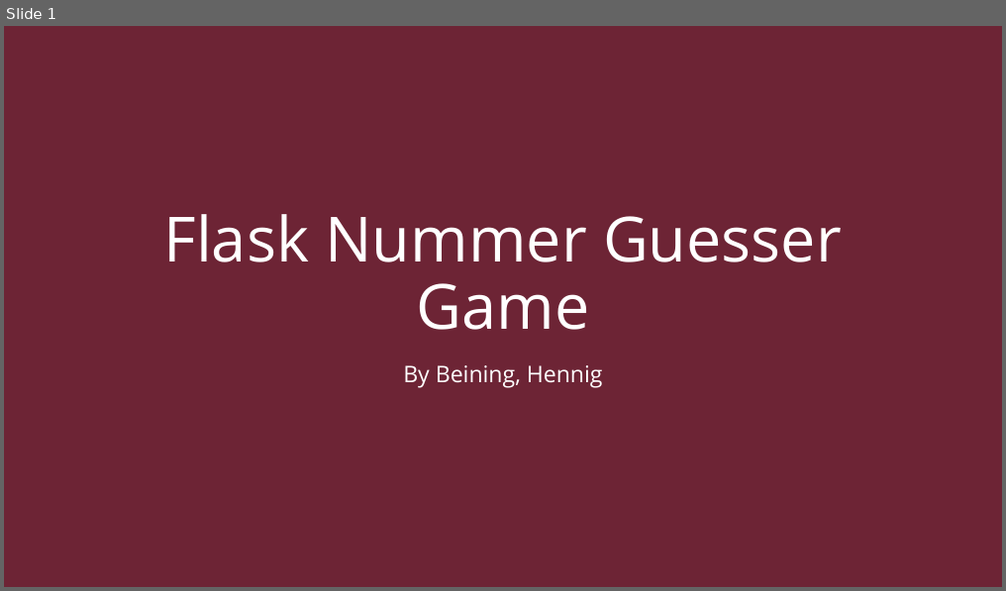
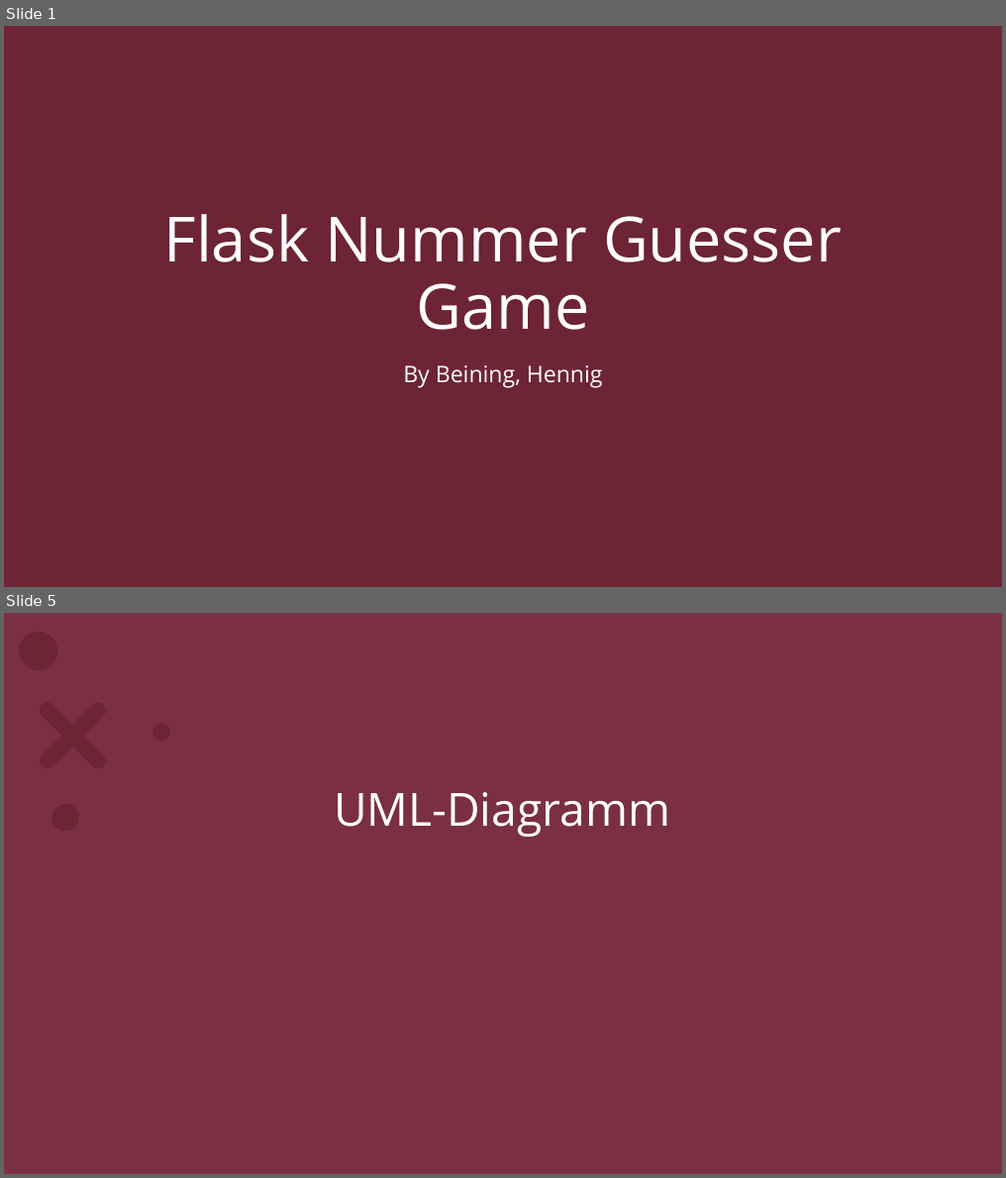
Before and after one commit to RCHennig/Bak-flaskNumberGame, a slide deck: flaskNumberGuesserGame Beining, Hennig.pptx. Shown one above the other, each under a label of ours: slide 1 before the commit, slides 1 and 5 after it; the slides between them are not shown. The pictures are 1006x591 and 1006x1178 pixels, drawn with LibreOffice and Linux fonts; fonts in the diff are those of the drawing; background and template pictures are left out; a plain dark background stands for a picture behind light text. Boxes give left, top, right and bottom in pixels: in the first picture for what was removed or moved away, otherwise in the second. Text is boxed around its words. In the diff, an @@ line names an element or a change of style, - is before the commit and + after.

```diff
--- a/flaskNumberGuesserGame Beining, Hennig.pptx
+++ b/flaskNumberGuesserGame Beining, Hennig.pptx
@@ slide 5 added at <box>4,613,1002,1174</box>, background picture (left out); not listed: 6 template elements that a slide beside it also shows @@
@@ rectangle added at <box>4,613,1002,1174</box>, fill #FFFFFF @@
@@ rectangle added at <box>4,613,1002,1174</box>, fill #FFFFFF at 10% opacity @@
@@ rectangle added at <box>4,613,1002,1174</box>, fill #D21A45 at 40% opacity @@
@@ group added at <box>11,632,171,831</box>: 3 ellipses, 1 freeform shape @@
@@ title added at <box>334,792,670,837</box>, 44 pt, text #FFFFFF @@
+UML-Diagramm
```
Also in this commit, not shown: 3 other slides added, 1 slide removed, 3 other files.
